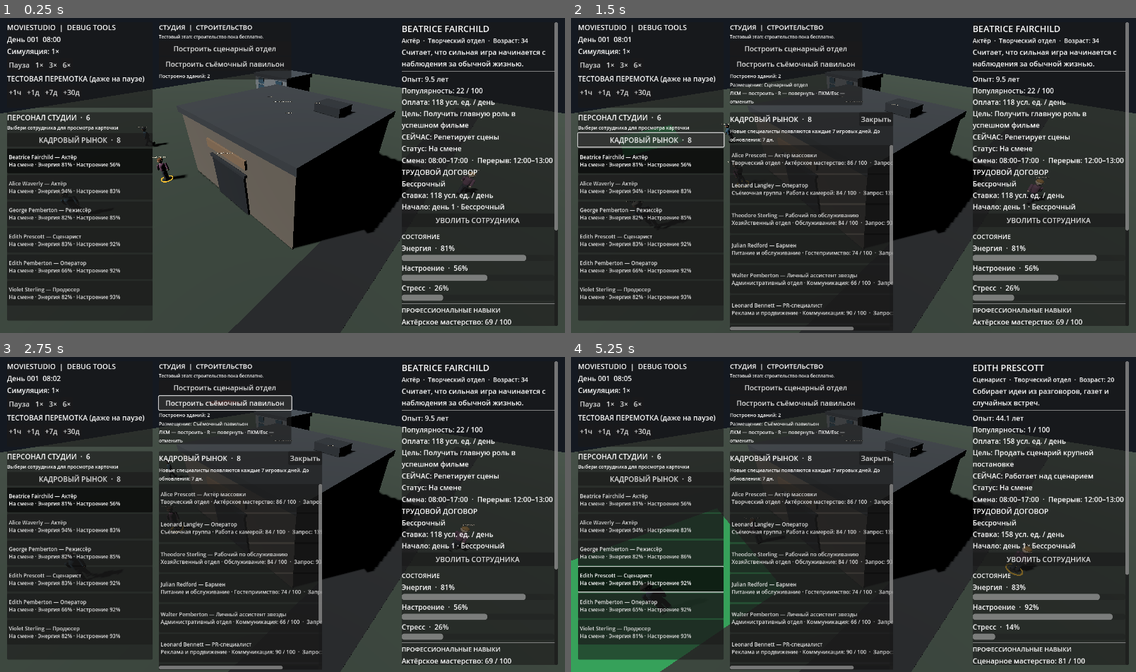
Above: before the commit, frames 1-4 (two rows, left to right).
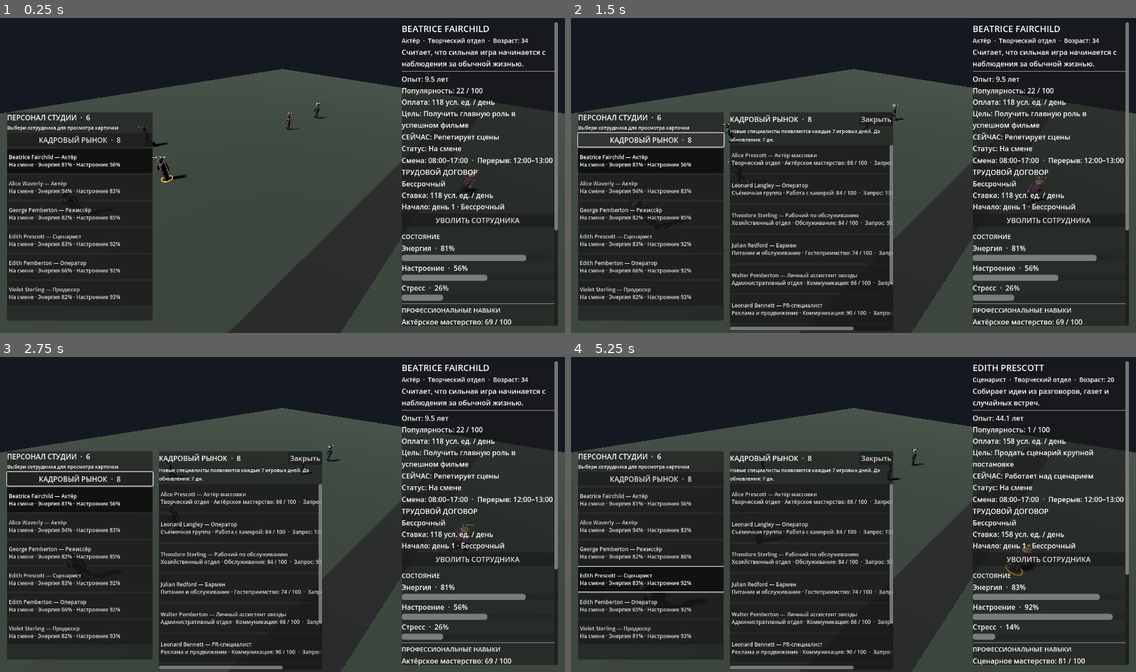
Above: after the commit, the same moments.

Repository: Teft3lb/MovieStudio
Game: Godot game, scene res://scenes/main.tscn
The game is run twice, just before and just after one commit, with the same random seed, the same clock (stepped at 60 frames per second) and the same inputs.
Inputs (mouse positions are in pixels of both pictures, inside the frame that each line leads up to):
- Up to frame 1 (0.25 s): no input
- Up to frame 2 (1.5 s): click (797, 49) at 0.5 s, where only the run before the commit has a clickable "Построить сценарный отдел"; click "КАДРОВЫЙ РЫНОК · 8" at 1.25 s
- Up to frame 3 (2.75 s): click (226, 404) at 2 s, where only the run before the commit has a clickable "Построить съёмочный павильон"
- Up to frame 4 (5.25 s): click "Beatrice Fairchild — Актёр На…" at 2.75 s; click "Alice Waverly — Актёр На смен…" at 3.5 s; click "George Pemberton — Режиссёр Н…" at 4.25 s; click "Edith Prescott — Сценарист На…" at 5 s

The runs differ from the first frame. In frame 1, 11% of the frame differs, in the area x 1-72%, y 2-74%; in frame 2, 8.4%; in frame 3, 8.8%; in frame 4, 11%.
Error after the commit: Parse Error: Identifier "_on_game_minute_advanced" not declared in the current scope. (res://scripts/presentation/studio/studio_building_manager.gd:75)

Commit message:
feat: expose studio workplaces and initialize timed writing

Diff:
--- a/scripts/presentation/studio/studio_building_manager.gd
+++ b/scripts/presentation/studio/studio_building_manager.gd
@@ -1,5 +1,7 @@
 extends Node3D
 class_name StudioBuildingManager
+
+signal buildings_changed
 
 const BUILDING_CATALOG_SCRIPT = preload(
 	"res://scripts/domain/studio/studio_building_catalog.gd"
@@ -16,6 +18,9 @@
 const SCRIPT_GENERATOR_SCRIPT = preload(
 	"res://scripts/domain/script_department/script_generator.gd"
 )
+const SCRIPT_WRITING_SYSTEM_SCRIPT = preload(
+	"res://scripts/domain/script_department/script_writing_system.gd"
+)
 const PROFESSION_CATALOG_SCRIPT = preload(
 	"res://scripts/domain/staff/profession_catalog.gd"
 )
@@ -32,7 +37,8 @@
 
 var _game_clock: Node
 var _character_manager: Node
-var _script_generator: RefCounted
+var _script_writing_system: RefCounted
+var _active_writing_project: Variant
 
 var _buildings: Array = []
 var _building_actors: Dictionary = {}
@@ -54,6 +60,8 @@
 var _script_scene_count: SpinBox
 var _script_role_count: SpinBox
 var _script_generate_button: Button
+var _script_progress_bar: ProgressBar
+var _script_progress_label: Label
 var _script_result_label: Label
 
 var _preview_mesh: MeshInstance3D
@@ -63,7 +71,8 @@
 func setup(game_clock: Node, character_manager: Node) -> void:
 	_game_clock = game_clock
 	_character_manager = character_manager
-	_script_generator = SCRIPT_GENERATOR_SCRIPT.new()
+	_script_writing_system = SCRIPT_WRITING_SYSTEM_SCRIPT.new()
+	_game_clock.minute_advanced.connect(_on_game_minute_advanced)
 
 	_spawn_initial_buildings()
 	_build_ui()
@@ -77,6 +86,39 @@
 
 func is_placing_building() -> bool:
 	return not _placing_building_type_id.is_empty()
+
+
+func get_buildings() -> Array:
+	return _buildings.duplicate()
+
+
+func get_workplace_position(building_id: String, slot_index: int) -> Vector3:
+	var building: Variant = _find_building(building_id)
+	if building == null:
+		return Vector3.ZERO
+
+	var building_type_id: String = str(building.building_type_id)
+	var footprint: Vector2 = BUILDING_CATALOG_SCRIPT.get_footprint(
+		building_type_id,
+		float(building.rotation_degrees)
+	)
+	var capacity: int = maxi(
+		BUILDING_CATALOG_SCRIPT.get_workplace_capacity(building_type_id),
+		1
+	)
+	var normalized_slot: int = clampi(slot_index, 0, capacity - 1)
+	var lateral_offset: float = (
+		float(normalized_slot) - float(capacity - 1) * 0.5
+	) * 1.25
+	var local_position: Vector3 = Vector3(
+		lateral_offset,
+		0.0,
+		footprint.y * 0.5 + 1.8
+	)
+	return building.position + local_position.rotated(
+		Vector3.UP,
+		deg_to_rad(float(building.rotation_degrees))
+	)
 
 
 func _unhandled_input(event: InputEvent) -> void:
@@ -148,6 +190,7 @@
 
 	if is_player_placed:
 		_refresh_build_status()
+		buildings_changed.emit()
 	return building_data
 
 
@@ -209,12 +252,12 @@
 	_building_detail_panel = PanelContainer.new()
 	_building_detail_panel.name = "BuildingDetailPanel"
 	_building_detail_panel.position = Vector2(360.0, 210.0)
-	_building_detail_panel.custom_minimum_size = Vector2(410.0, 0.0)
+	_building_detail_panel.custom_minimum_size = Vector2(430.0, 0.0)
 	_building_detail_panel.visible = false
 	_build_canvas.add_child(_building_detail_panel)
 
 	var scroll := ScrollContainer.new()
-	scroll.custom_minimum_size = Vector2(390.0, 420.0)
+	scroll.custom_minimum_size = Vector2(410.0, 560.0)
 	scroll.size_flags_vertical = Control.SIZE_EXPAND_FILL
 	_building_detail_panel.add_child(scroll)
 
